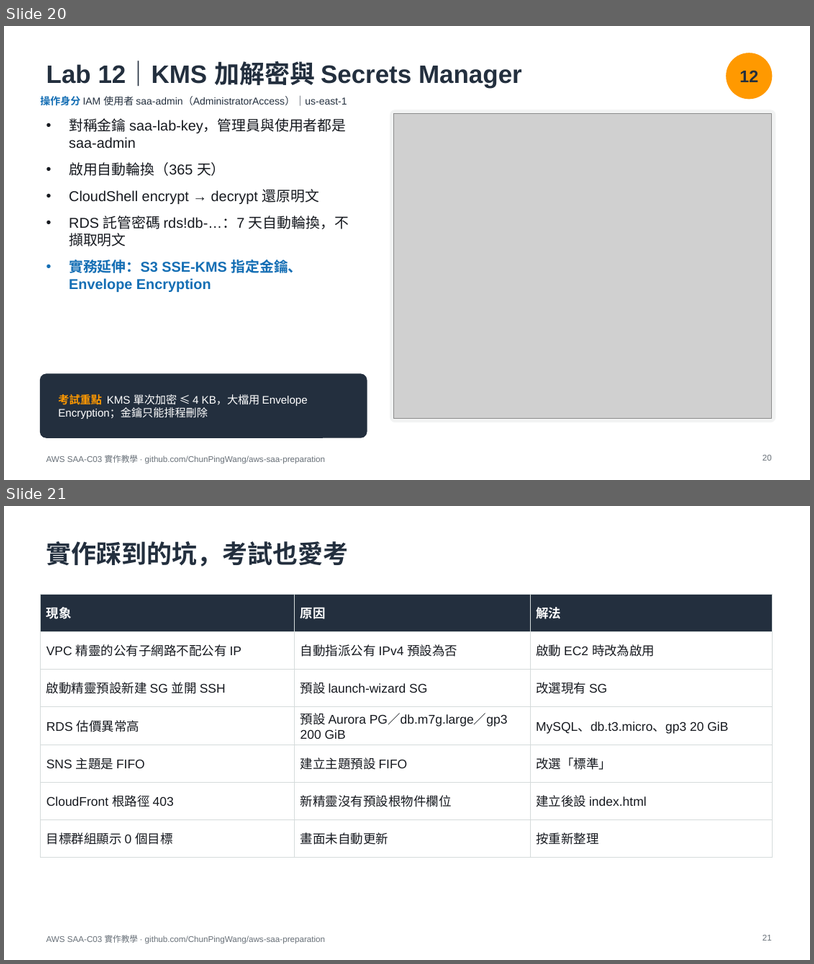
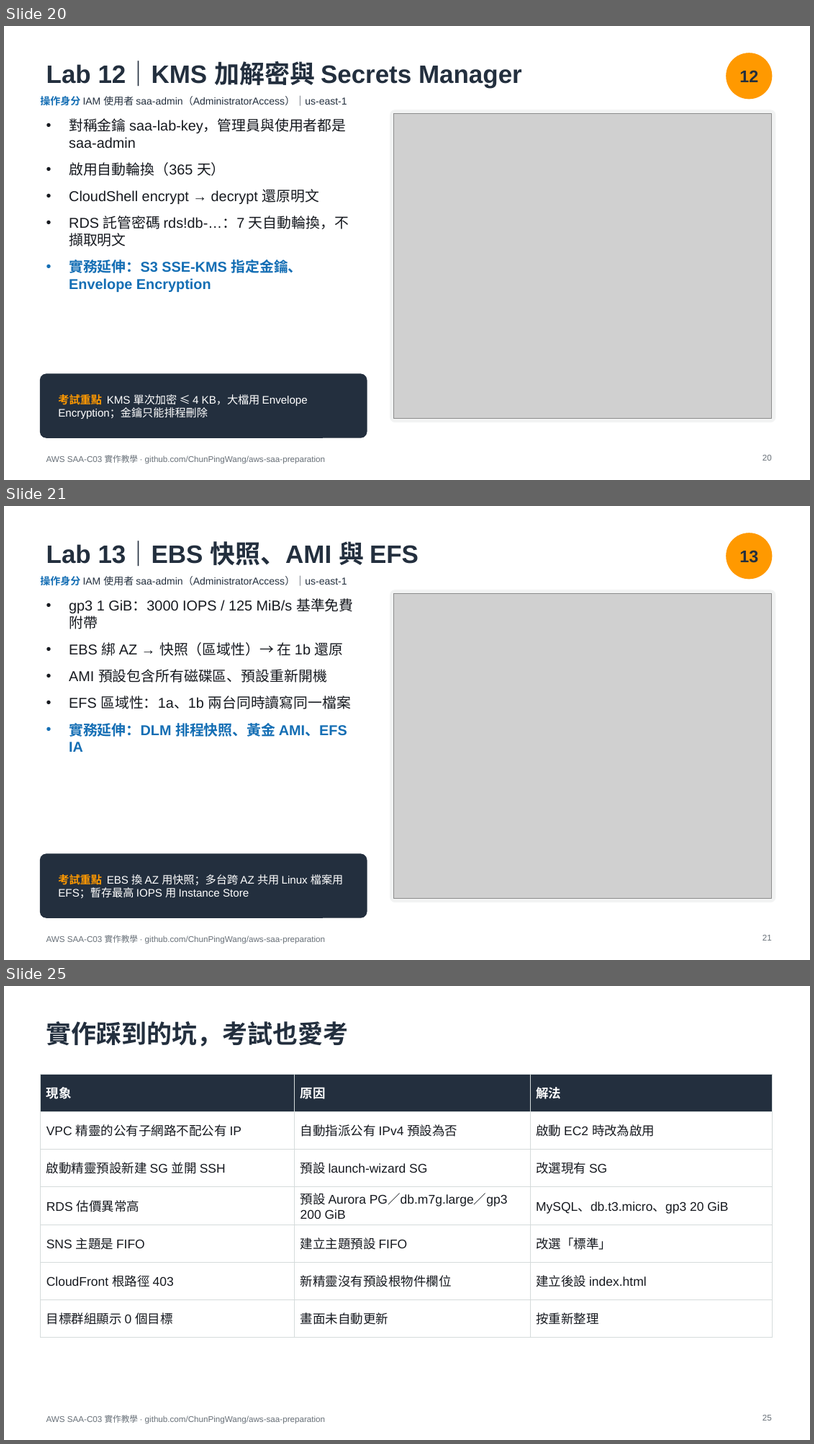
Before and after one commit to ChunPingWang/aws-saa-preparation, a slide deck: slides/aws-saa-c03-hands-on.pptx. Shown one above the other, each under a label of ours: slides 20 and 21 before the commit, slides 20, 21 and 25 after it; the slides between them are not shown. The pictures are 814x964 and 814x1444 pixels, drawn with LibreOffice and Linux fonts; fonts in the diff are those of the drawing; grey boxes stand for pictures. Boxes give left, top, right and bottom in pixels: in the first picture for what was removed or moved away, otherwise in the second. Text is boxed around its words. In the diff, an @@ line names an element or a change of style, - is before the commit and + after.

```diff
--- a/slides/aws-saa-c03-hands-on.pptx
+++ b/slides/aws-saa-c03-hands-on.pptx
@@ slide 21 added at bbox=[4, 506, 810, 960], background #FFFFFF; not listed: 1 template element that a slide beside it also shows @@
@@ title added at bbox=[46, 541, 419, 566], 30 pt, text #232F3E, bold @@
+Lab 13｜EBS 快照、AMI 與 EFS
@@ ellipse added at bbox=[727, 533, 772, 579], fill #FF9900, outline #FF9900 1 pt @@
@@ text added at bbox=[740, 550, 759, 563], 20 pt, text #232F3E, bold @@
+13
@@ text added at bbox=[40, 576, 347, 586], 12 pt, text #232F3E @@
+操作身分 IAM 使用者 saa-admin（AdministratorAccess）｜us-east-1
@@ rounded rectangle added at bbox=[391, 590, 776, 901], fill #F2F3F3, outline #F2F3F3 1 pt @@
@@ text added at bbox=[69, 598, 353, 752], 17 pt, text #16191F @@
+• gp3 1 GiB：3000 IOPS / 125 MiB/s 基準免費附帶
+• EBS 綁 AZ → 快照（區域性）→ 在 1b 還原
+• AMI 預設包含所有磁碟區、預設重新開機
+• EFS 區域性：1a、1b 兩台同時讀寫同一檔案
+• 實務延伸：DLM 排程快照、黃金 AMI、EFS IA
@@ picture added at bbox=[394, 594, 772, 898] @@
@@ rounded rectangle added at bbox=[40, 854, 367, 917], fill #232F3E, outline #232F3E 1 pt @@
@@ text added at bbox=[58, 874, 343, 898], 13 pt, text #FFFFFF @@
+考試重點 EBS 換 AZ 用快照；多台跨 AZ 共用 Linux 檔案用 EFS；暫存最高 IOPS 用 Instance Store
@@ page number added at bbox=[763, 934, 772, 940], 10 pt, text #687078 @@
+21
@@ what was slide 21 is now slide 25 @@
@@ page number at bbox=[763, 1414, 772, 1420]: text changed @@
-21
+25
```
Also in this commit, not shown: 4 slides changed, 4 other slides added.
